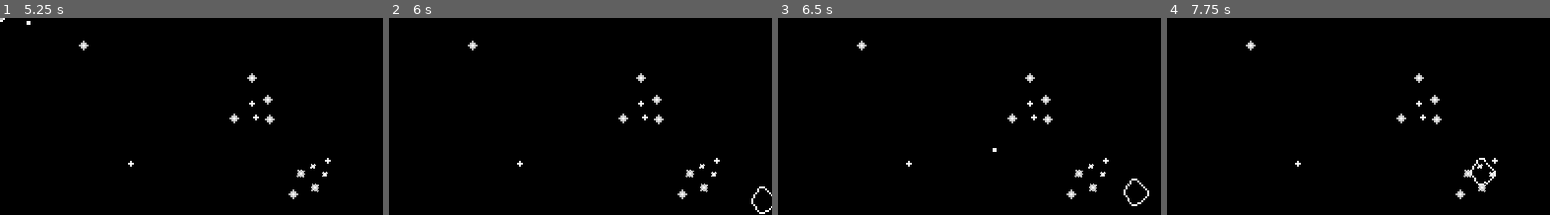
Above: before the commit, frames 1-4 (left to right).
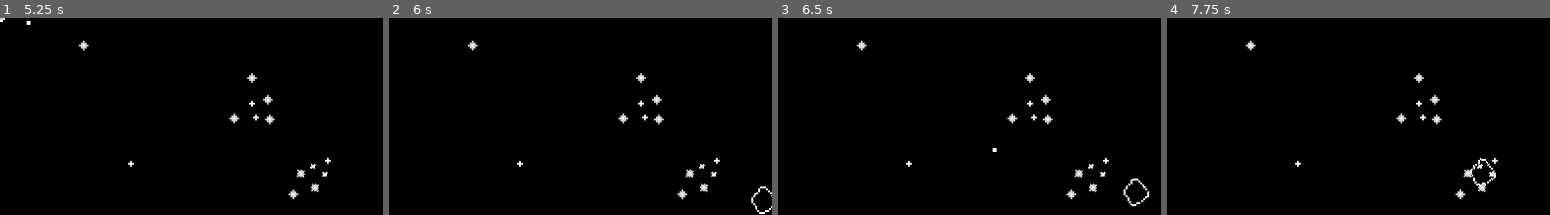
Above: after the commit, the same moments.

Repository: Snake210993/asteroid-shooter--learning_project-
Game: Godot game, scene res://core/scenes/asteroid_game.tscn
Same seed, same stepped clock (60 frames per second), same inputs: the game is played once before the commit and once after it.
Inputs (mouse positions are % of the whole screen's width and height, from its top left):
- Up to frame 1 (5.25 s): tap Enter at 0.5 s; move the mouse to (71, 45) at 0.52 s; hold Right (Right) 0.53-1.25 s; tap Space (Fire) at 0.6, 2 s; click (71, 45) at 0.67 s; drag from (28, 55) to (65, 27) at 1.27 s; move the mouse to (59, 28) at 2.02 s; hold Right (Right) 2.03-2.75 s; tap Delete at 2.1 s; drag from (43, 70) to (9, 30) at 2.77 s; move the mouse to (79, 65) at 3.52 s; hold Left (Left) 3.53-4.25 s; tap C at 3.6 s; drag from (18, 35) to (18, 64) at 4.27 s; move the mouse to (54, 50) at 5.02 s; hold Left (Left) from 5.03 s (still down); tap Z at 5.1 s; click (54, 50) at 5.17 s
- Up to frame 2 (6 s): release Left (Left) at 5.75 s; drag from (33, 25) to (68, 5) at 5.77 s
- Up to frame 3 (6.5 s): no input
- Up to frame 4 (7.75 s): move the mouse to (71, 45) at 6.52 s; hold W (Up) 6.53-7.25 s; tap X at 6.6 s; drag from (28, 55) to (43, 70) at 7.27 s
The pictures show only the part of the screen within x 50-100%, y 50-100%; the shares and areas given below are measured in that part.

Frame 1 is identical in both runs. In frame 2, less than 0.1% of the frame differs, in the area x 94-100%, y 85-98%; in frame 3, less than 0.1%; in frame 4, 0.2%, in the area x 79-86%, y 71-86%.

Commit message:
small asteroids, globals
small asteroids spawn after destroying big ones (move in different directions for action)
global variables: asteroids get tracked (amouunt) + points tracked globally

Diff:
--- /dev/null
+++ b/core/globals/asteroid_collection.gd
@@ -0,0 +1,5 @@
+extends Node
+
+
+var asteroids: Array[Node]
+var points : int
--- a/core/scenes/objects/large_asteroid.tscn
+++ b/core/scenes/objects/large_asteroid.tscn
@@ -29,5 +29,7 @@
 
 [node name="Screen_Wrap" parent="." instance=ExtResource("4_u7o8a")]
 
+[node name="death_audio" type="AudioStreamPlayer" parent="."]
+
 [connection signal="body_entered" from="." to="." method="_on_collision"]
 [connection signal="zero_health_reached" from="Health" to="." method="_on_health_zero_health_reached"]
--- a/core/scenes/objects/script/asteroid.gd
+++ b/core/scenes/objects/script/asteroid.gd
@@ -17,6 +17,7 @@
 var torque : float
 var damage = 50
 
+
 func _process(_delta: float) -> void:
 	# Check if the asteroid is inside the visible screen
 	var is_inside_viewport: bool = (
@@ -33,7 +34,7 @@
 func _ready() -> void:
 	screen_wrap.IS_SCREEN_WRAPPING = false
 	linear_velocity = thrust
-	constant_torque = torque
+	add_constant_torque(torque)
 	fracture_amount = randi_range(0, MAX_FRACTURE_AMOUNT)
 
 func _physics_process(_delta: float) -> void:
@@ -48,7 +49,8 @@
 
 
 func _on_health_zero_health_reached() -> void:
-	has_fractured_spawn_small_asteroids.emit(fracture_amount)
-	print("received 30 points - connect points to counter")
+	has_fractured_spawn_small_asteroids.emit(fracture_amount, global_position, linear_velocity)
+	asteroid_collection.asteroids.erase(self)
+	asteroid_collection.points += 40
 	print("large asteroid died - replace with sound")
 	queue_free()
--- a/core/scenes/objects/script/asteroid_spawner.gd
+++ b/core/scenes/objects/script/asteroid_spawner.gd
@@ -9,13 +9,18 @@
 
 
 const MAX_TORQUE : int = 100
-const MIN_TORQUE : int = 20
+const MIN_TORQUE : int = -100
 
 const MAX_THRUST : int = 50
 const MIN_THRUST : int = 20
 
+const MAX_DEVIATION : int = 100
+const MIN_DEVIATION : int = -100
+
+const MAX_ROTATION : int = 360
+
 const ASTEROID_STARTING_AMOUNT : int = 6
-const MAXIMUM_ASTEROID_COUNT : int = 10
+const MAXIMUM_ASTEROID_COUNT : int = 7
 
 var left_spawning_rectangle : Rect2i
 var right_spawning_rectangle : Rect2i
@@ -24,7 +29,7 @@
 
 var rectangle_array : Array[Rect2i]
 
-var asteroids: Array[Node]
+
 
 var is_spawning_enabled : bool = false
 
@@ -45,12 +50,12 @@
 	_spawn_random_asteroid()
 
 func _process(_delta: float) -> void:
-	var current_asteroid_count: int = asteroids.size()
+	var current_asteroid_count: int = asteroid_collection.asteroids.size()
 
 	if current_asteroid_count < ASTEROID_STARTING_AMOUNT and is_spawning_enabled == false:
 		asteroid_spawn_timer.start()
 		is_spawning_enabled = true
-	if asteroids.size() > MAXIMUM_ASTEROID_COUNT and is_spawning_enabled == true:
+	if asteroid_collection.asteroids.size() > MAXIMUM_ASTEROID_COUNT and is_spawning_enabled == true:
 		asteroid_spawn_timer.stop()
 		is_spawning_enabled = false
 
@@ -84,7 +89,20 @@
 	new_asteroid.has_fractured_spawn_small_asteroids.connect(Callable(self, "_has_fractured_spawn_small_asteroids"))
 	add_child(new_asteroid)
 
-	asteroids.push_back(new_asteroid)
+	asteroid_collection.asteroids.push_back(new_asteroid)
 
-func _has_fractured_spawn_small_asteroids(amount) -> void:
-	print("spawning " + str(amount) + " small asteroids")
+func _spawn_small_asteroid(position, velocity):
+		var new_small_asteroid = ASTEROID_SMALL.instantiate()
+		new_small_asteroid.position = position
+		var deviation = randi_range(MIN_DEVIATION, MAX_DEVIATION)
+		var deviation_vector = Vector2(deviation,deviation)
+		new_small_asteroid.thrust = velocity + deviation_vector
+		new_small_asteroid.torque = randi_range(MIN_TORQUE, MAX_TORQUE)
+		new_small_asteroid.rotation = randi_range(0, MAX_ROTATION)
+		add_child(new_small_asteroid)
+		asteroid_collection.asteroids.push_back(new_small_asteroid)
+
+func _has_fractured_spawn_small_asteroids(amount, position, velocity) -> void:
+
+	for n in amount:
+		_spawn_small_asteroid(position, velocity)
--- a/core/scenes/objects/script/small_asteroid.gd
+++ b/core/scenes/objects/script/small_asteroid.gd
@@ -1,10 +1,14 @@
 extends asteroid
 
 func _on_health_zero_health_reached() -> void:
+	asteroid_collection.asteroids.erase(self)
 	queue_free()
-	print("received 20 points")
-	print("small asteroid died")
+	asteroid_collection.points += 20
+	print("small asteroid died - replace with audio")
 
 func _ready() -> void:
 	super()
-	print("small asteroid spawned")
+
+
+func _on_spawn_invincibility_to_other_asteroids_timeout() -> void:
+	set_collision_mask_value(3,true)
--- a/core/scenes/objects/small_asteroid.tscn
+++ b/core/scenes/objects/small_asteroid.tscn
@@ -5,6 +5,7 @@
 [ext_resource type="Script" uid="uid://d1vunqw2n0l7q" path="res://core/scenes/objects/script/small_asteroid.gd" id="2_m0bor"]
 
 [node name="asteroid_body (RigidBody2D)" instance=ExtResource("1_y5q2l")]
+collision_mask = 3
 script = ExtResource("2_m0bor")
 
 [node name="asteroid_texture" parent="." index="0"]
@@ -12,3 +13,13 @@
 
 [node name="asteroid_collision" parent="." index="1"]
 polygon = PackedVector2Array(5.419642, 9.711207, 10.4196415, 4.7112074, 14, -4, 7, -10, 0.41964197, -7.2887926, -4.580358, -4.2887926, -1.580358, 1.7112074, 0.41964197, 5.7112074)
+
+[node name="Health" parent="." index="2"]
+health = 50.0
+
+[node name="Spawn_Invincibility_to_other_asteroids" type="Timer" parent="." index="4"]
+wait_time = 2.0
+one_shot = true
+autostart = true
+
+[connection signal="timeout" from="Spawn_Invincibility_to_other_asteroids" to="." method="_on_spawn_invincibility_to_other_asteroids_timeout"]
--- a/project.godot
+++ b/project.godot
@@ -13,6 +13,10 @@
 config/name="Asteroid Shooter"
 run/main_scene="uid://cditvy3j6e17w"
 config/features=PackedStringArray("4.5", "Forward Plus")
+
+[autoload]
+
+asteroid_collection="*res://core/globals/asteroid_collection.gd"
 
 [display]
 
Binary file changed: assets/Shooter_Sprite_Sheet.png
Not shown, added: core/globals/asteroid_collection.gd.uid
